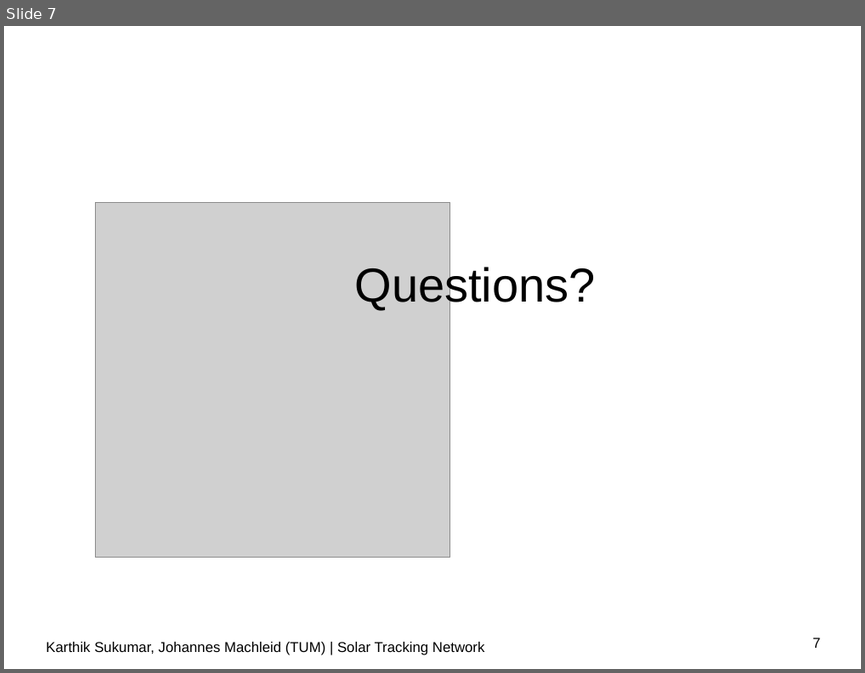
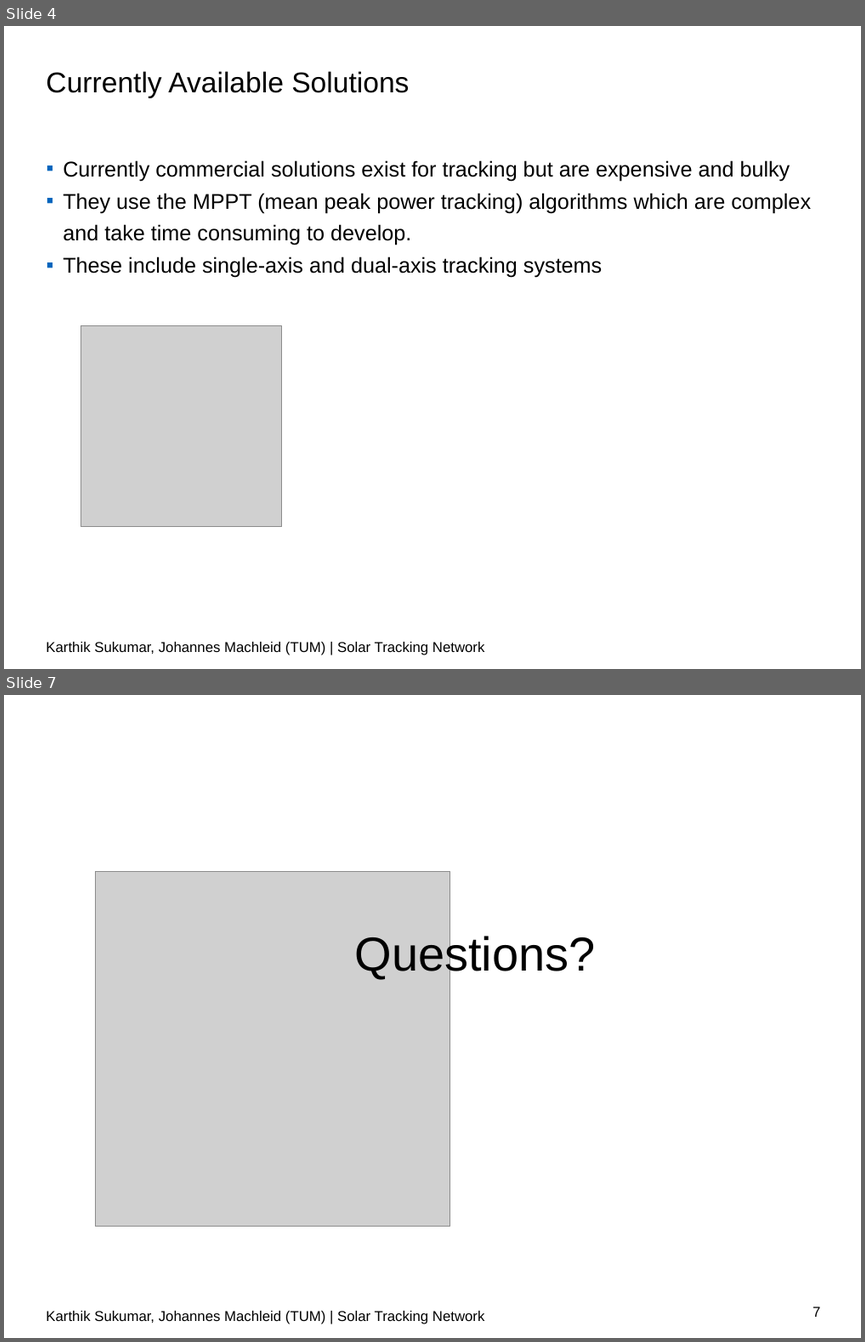
Before and after one commit to karthick1987/SolarPro, a slide deck: kick_off_presentation/wsnlab-ss19-kickoff-group1.pptx. Shown one above the other, each under a label of ours: slide 7 before the commit, slides 4 and 7 after it; the slides between them are not shown. The pictures are 865x673 and 865x1342 pixels, drawn with LibreOffice and Linux fonts; fonts in the diff are those of the drawing; grey boxes stand for pictures; background and template pictures are left out. Boxes give left, top, right and bottom in pixels: in the first picture for what was removed or moved away, otherwise in the second. Text is boxed around its words. In the diff, an @@ line names an element or a change of style, - is before the commit and + after.

Commit message:
more pictures added to slides and need to format the text

```diff
--- a/kick_off_presentation/wsnlab-ss19-kickoff-group1.pptx
+++ b/kick_off_presentation/wsnlab-ss19-kickoff-group1.pptx
@@ slide 4 added at [4, 26, 861, 669], background #FFFFFF; not listed: 1 template element that a slide beside it also shows @@
@@ text added at [46, 71, 409, 98], 24 pt, text #000000 @@
+Currently Available Solutions
@@ text added at [63, 160, 811, 278], 18 pt, text #000000 @@
+▪ Currently commercial solutions exist for tracking but are expensive and bulky
+▪ They use the MPPT (mean peak power tracking) algorithms which are complex and take time consuming to develop.
+▪ These include single-axis and dual-axis tracking systems
@@ picture added at [81, 326, 282, 527] @@
```
Also in this commit, not shown: 3 slides changed, 1 other slide added, 2 slides removed, 1 other file.
